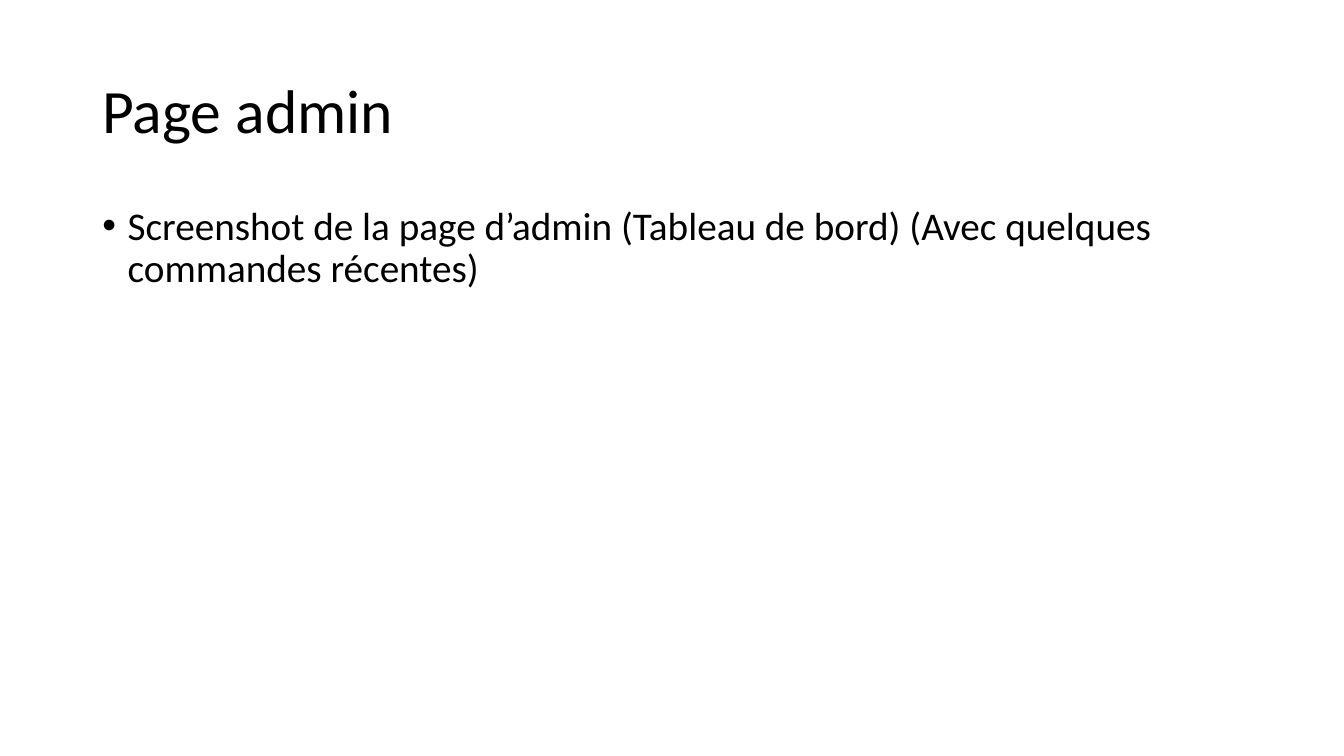
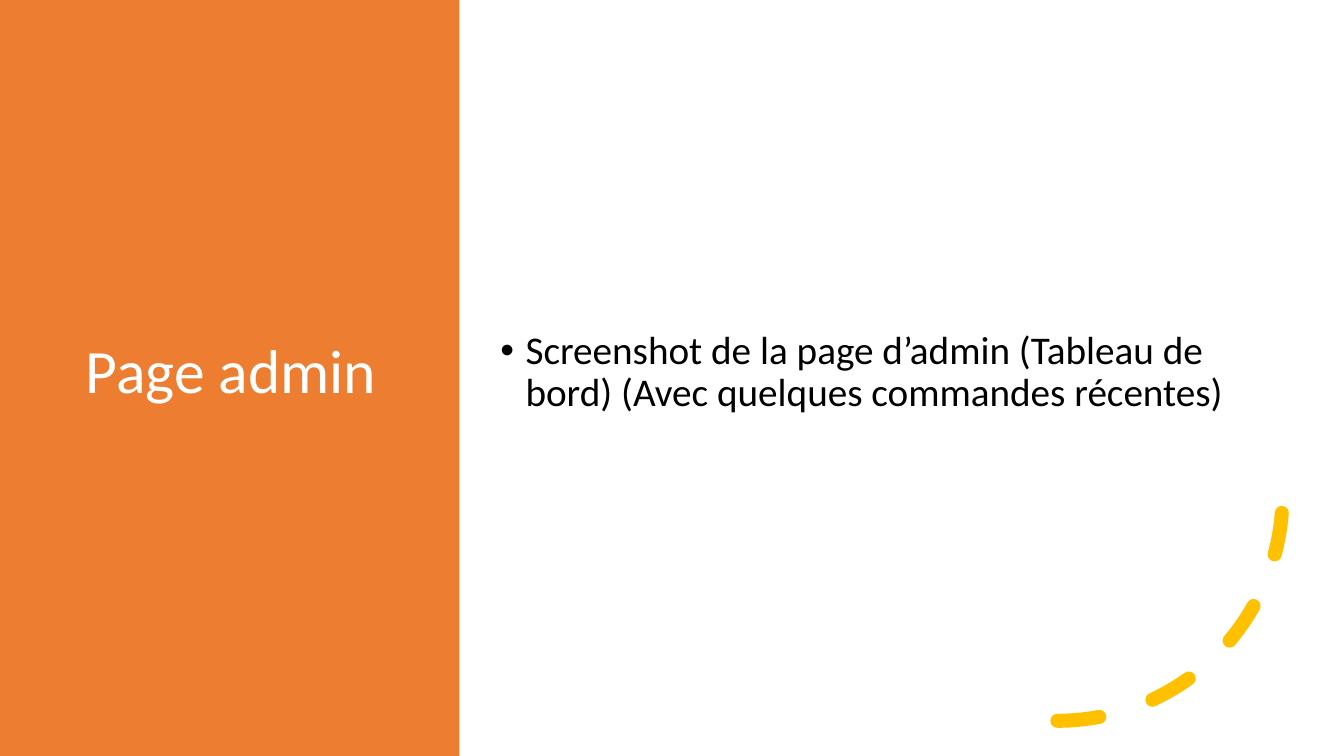
Before and after one commit to Eliefrh/Mamas-pizza, a slide deck: slide 10 of Doc/Mammas Pizzeria.pptx. Drawn at 1344x756 pixels with LibreOffice and Linux fonts; fonts in the diff are those of the drawing. Boxes give left, top, right and bottom in pixels: in the first picture for what was removed or moved away, otherwise in the second. Text is boxed around its words. In the diff, an @@ line names an element or a change of style, - is before the commit and + after.

```diff
--- a/Doc/Mammas Pizzeria.pptx
+++ b/Doc/Mammas Pizzeria.pptx
@@ rectangle added at [0,0,460,756], fill #ED7D31 @@
@@ title "Page admin": place and size @@
-title "Page admin" at [102,90,393,144]
+title "Page admin" at [86,350,376,404]
@@ title "Page admin" at [86,350,376,404]: text colour #000000 to #FFFFFF @@
@@ text "Screenshot de la page d’admin ...": place and size @@
-text "Screenshot de la page d’admin ..." at [128,211,1151,288]
+text "Screenshot de la page d’admin ..." at [526,335,1222,413]
@@ text "Screenshot de la page d’admin ..." at [526,335,1222,413]: vertical alignment top to middle @@
@@ arc (boxed as its full ellipse) added at [833,271,1284,722], outline #FFC000 10 pt dashed @@
```
Also in this commit, not shown: 14 other slides changed, 1 other file.
